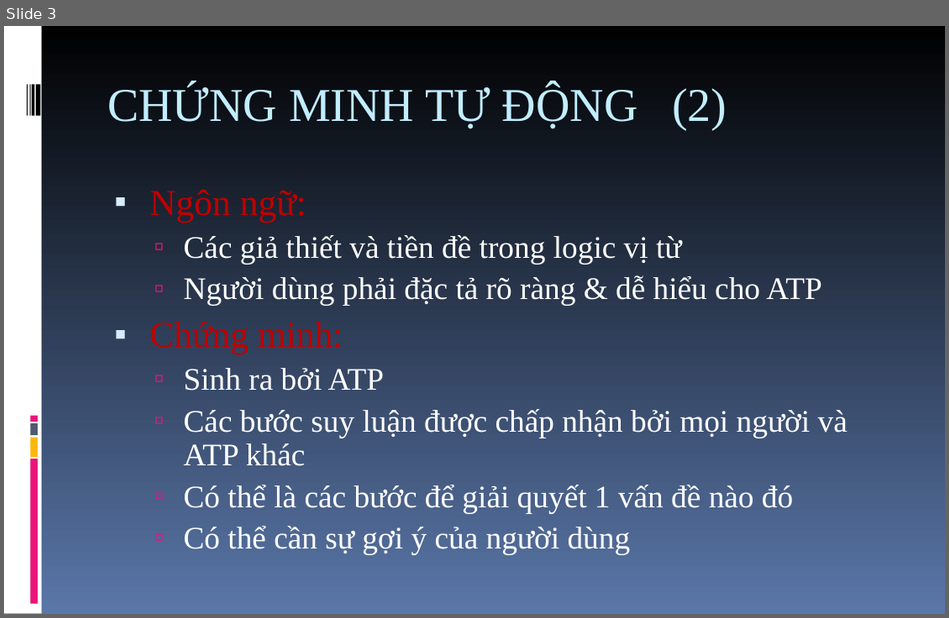
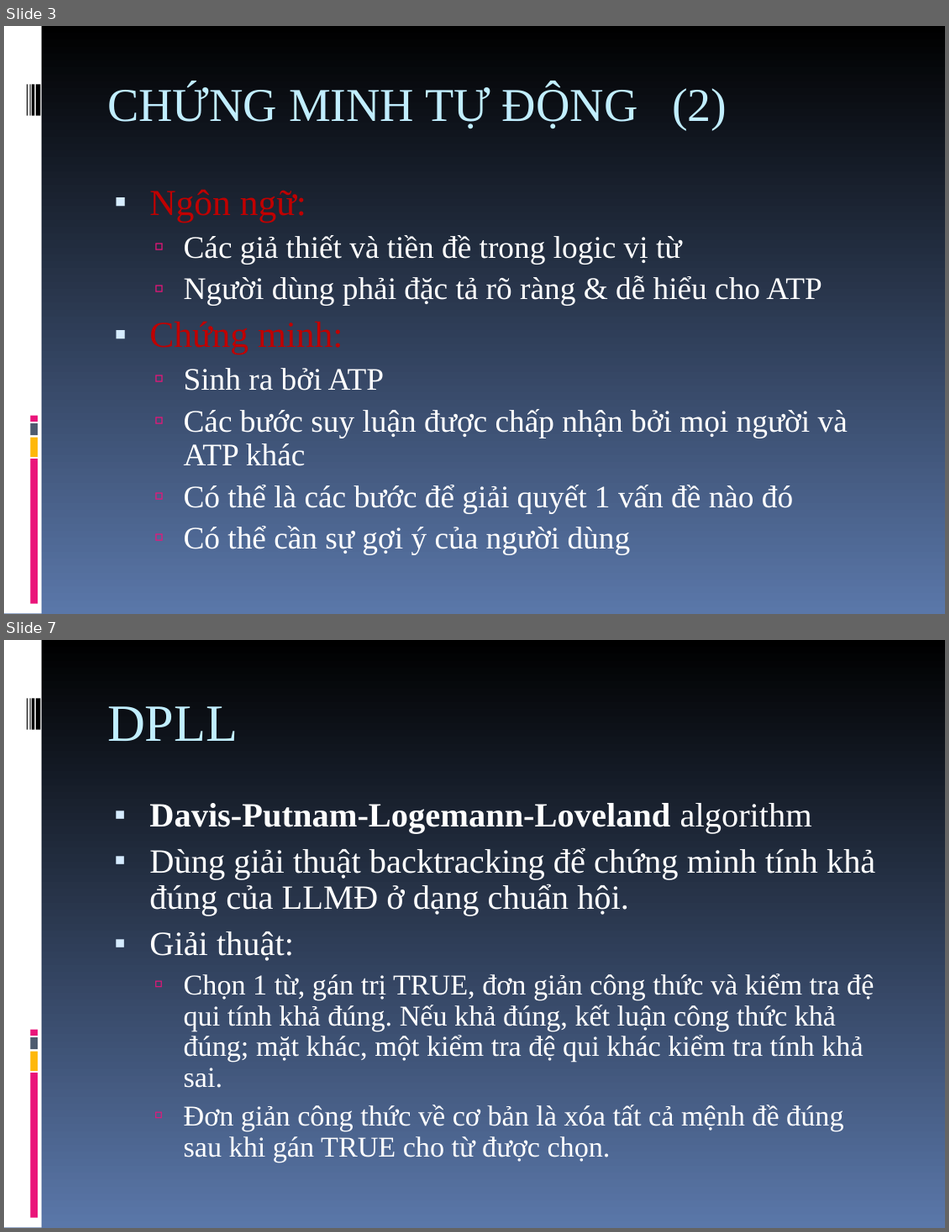
Before and after one commit to giang-rocker/logic, a slide deck: Report/Automated.theorem.proving.ppt. Shown one above the other, each under a label of ours: slide 3 before the commit, slides 3 and 7 after it; the slides between them are not shown. The pictures are 949x618 and 949x1232 pixels, drawn with LibreOffice and Linux fonts; fonts in the diff are those of the drawing. Boxes give left, top, right and bottom in pixels: in the first picture for what was removed or moved away, otherwise in the second. Text is boxed around its words. In the diff, an @@ line names an element or a change of style, - is before the commit and + after.

```diff
--- a/Report/Automated.theorem.proving.ppt
+++ b/Report/Automated.theorem.proving.ppt
@@ slide 7 added at (4, 640, 945, 1228), background gradient #000000 to #5A77A9; not listed: 9 template elements that a slide beside it also shows @@
@@ title added at (107, 706, 238, 741), 40 pt, text #C1EEFF @@
+DPLL
@@ text added at (149, 803, 875, 1162), 22 pt, text #FFFFFF @@
+▪ Davis-Putnam-Logemann-Loveland algorithm
+▪ Dùng giải thuật backtracking để chứng minh tính khả đúng của LLMĐ ở dạng chuẩn hội.
+▪ Giải thuật:
+  ▫ Chọn 1 từ, gán trị TRUE, đơn giản công thức và kiểm tra đệ qui tính khả đúng. Nếu khả đúng, kết luận công thức khả đúng; mặt khác, một kiểm tra đệ qui khác kiểm tra tính khả sai.
+  ▫ Đơn giản công thức về cơ bản là xóa tất cả mệnh đề đúng sau khi gán TRUE cho từ được chọn.
```
Also in this commit, not shown: 1 slide changed, 2 other slides added.
